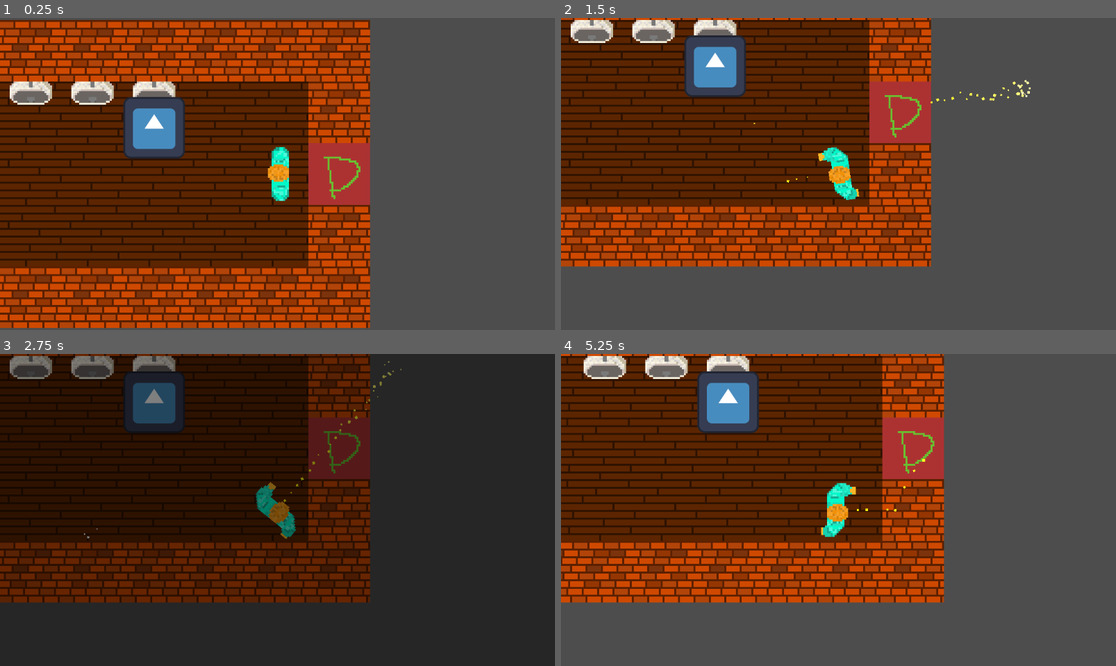
Above: before the commit, frames 1-4 (two rows, left to right).
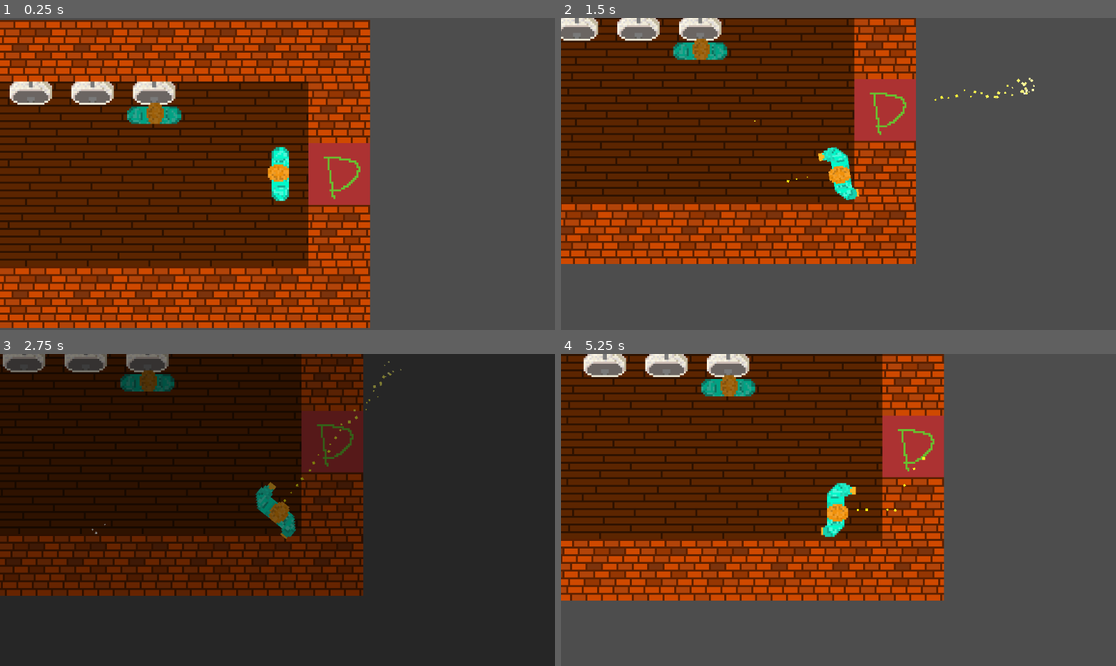
Above: after the commit, the same moments.

Repository: Jibby-Games/PizzaJam11
Game: Godot game, scene res://levels/level2.tscn
The game is run twice, just before and just after one commit, with the same random seed, the same clock (stepped at 60 frames per second) and the same inputs. This scene is started directly instead of the project's main scene. The engine's default icon, where the game draws it, is replaced by a stand-in: a white triangle on a blue panel in a dark square.
Inputs (mouse positions are in pixels of both pictures, inside the frame that each line leads up to):
- Up to frame 1 (0.25 s): no input
- Up to frame 2 (1.5 s): tap Enter at 0.5 s; move the mouse to (960, 158) at 0.52 s; press the mouse at (960, 158) at 0.53 s; hold D (right) 0.53-1.28 s; move the mouse to (727, 189) at 1.27 s; release the mouse at (727, 189) at 1.28 s; hold S (down) from 1.28 s (still down); click (727, 189) at 1.35 s
- Up to frame 3 (2.75 s): move the mouse to (333, 441) at 2.02 s; release S (down) at 2.03 s; press the mouse at (333, 441) at 2.03 s; hold D (right) from 2.03 s (still down)
- Up to frame 4 (5.25 s): move the mouse to (810, 572) at 2.77 s; release D (right) at 2.78 s; release the mouse at (810, 572) at 2.78 s; hold W (up) 2.78-3.53 s; click (810, 572) at 2.85 s; move the mouse to (1005, 556) at 3.52 s; press the mouse at (1005, 556) at 3.53 s; hold A (left) 3.53-5.03 s; move the mouse to (672, 463) at 4.27 s; release the mouse at (672, 463) at 4.28 s; click (672, 463) at 4.35 s; tap R (restart) at 5 s; move the mouse to (866, 510) at 5.02 s; press the mouse at (866, 510) at 5.03 s; hold S (down) from 5.03 s (still down)

The runs differ from the first frame. In frame 1, 2.2% of the frame differs, in the area x 22-34%, y 25-45%; in frame 2, 34%, in the area x 0-86%, y 0-80%; in frame 3, 15%; in frame 4, 25%.

Commit message:
Automatic stall occupation detection

Diff:
--- a/levels/bar.tscn
+++ b/levels/bar.tscn
@@ -1,9 +1,11 @@
-[gd_scene load_steps=5 format=3 uid="uid://cak252ax2v75u"]
+[gd_scene load_steps=7 format=3 uid="uid://cak252ax2v75u"]
 
 [ext_resource type="TileSet" uid="uid://d3jvv1lwq2d2n" path="res://levels/tileset.tres" id="1_c65sc"]
 [ext_resource type="PackedScene" uid="uid://bhx1yxdibm2j7" path="res://player/player.tscn" id="2_fp0kv"]
 [ext_resource type="PackedScene" uid="uid://dibhmbwefhtgx" path="res://objects/door_trigger.tscn" id="3_t1mot"]
 [ext_resource type="PackedScene" uid="uid://b82exjq3jokox" path="res://levels/level1.tscn" id="4_stj2s"]
+[ext_resource type="PackedScene" uid="uid://b00hmxja8r4ki" path="res://objects/UrinalOccupant.tscn" id="5_xj4ga"]
+[ext_resource type="PackedScene" uid="uid://qelvutlfkss6" path="res://objects/urinal.tscn" id="6_8ft4w"]
 
 [node name="Bar" type="Node2D"]
 
@@ -23,3 +25,9 @@
 [node name="DoorTrigger" parent="TileMap" instance=ExtResource("3_t1mot")]
 position = Vector2(-592, -368)
 next_scene = ExtResource("4_stj2s")
+
+[node name="CharacterBody2D" parent="." instance=ExtResource("5_xj4ga")]
+position = Vector2(-487, -320)
+
+[node name="Urinal" parent="." instance=ExtResource("6_8ft4w")]
+position = Vector2(-474, -335)
--- a/levels/level2.tscn
+++ b/levels/level2.tscn
@@ -3,8 +3,8 @@
 [ext_resource type="Script" path="res://levels/level.gd" id="1_h5cry"]
 [ext_resource type="TileSet" uid="uid://d3jvv1lwq2d2n" path="res://levels/tileset.tres" id="2_lqlvc"]
 [ext_resource type="PackedScene" uid="uid://qelvutlfkss6" path="res://objects/urinal.tscn" id="3_5auw0"]
-[ext_resource type="Texture2D" uid="uid://c71r31rm425mw" path="res://icon.svg" id="4_c5y5e"]
 [ext_resource type="PackedScene" uid="uid://bhx1yxdibm2j7" path="res://player/player.tscn" id="4_lh2vu"]
+[ext_resource type="PackedScene" uid="uid://b00hmxja8r4ki" path="res://objects/UrinalOccupant.tscn" id="4_qg52d"]
 
 [node name="Level2" type="Node2D"]
 script = ExtResource("1_h5cry")
@@ -22,12 +22,10 @@
 
 [node name="Urinal3" parent="TileMap" instance=ExtResource("3_5auw0")]
 position = Vector2(112, -16)
-occupied = true
 
-[node name="PersonPlaceholder" type="Sprite2D" parent="TileMap"]
-position = Vector2(112, -8)
-scale = Vector2(0.25, 0.25)
-texture = ExtResource("4_c5y5e")
+[node name="CharacterBody2D" parent="TileMap" instance=ExtResource("4_qg52d")]
+position = Vector2(112, -16)
+rotation = -1.5708
 
 [node name="Player" parent="." instance=ExtResource("4_lh2vu")]
 position = Vector2(176, 16)
--- /dev/null
+++ b/objects/UrinalOccupant.tscn
@@ -0,0 +1,79 @@
+[gd_scene load_steps=9 format=3 uid="uid://b00hmxja8r4ki"]
+
+[ext_resource type="Texture2D" uid="uid://dq26rrq11nwmk" path="res://player/player.png" id="1_emtgb"]
+
+[sub_resource type="AtlasTexture" id="AtlasTexture_58apc"]
+atlas = ExtResource("1_emtgb")
+region = Rect2(0, 0, 32, 32)
+
+[sub_resource type="AtlasTexture" id="AtlasTexture_0k1qr"]
+atlas = ExtResource("1_emtgb")
+region = Rect2(0, 32, 32, 32)
+
+[sub_resource type="AtlasTexture" id="AtlasTexture_g4cdw"]
+atlas = ExtResource("1_emtgb")
+region = Rect2(0, 64, 32, 32)
+
+[sub_resource type="AtlasTexture" id="AtlasTexture_mbcci"]
+atlas = ExtResource("1_emtgb")
+region = Rect2(0, 96, 32, 32)
+
+[sub_resource type="SpriteFrames" id="SpriteFrames_afvbe"]
+animations = [{
+"frames": [{
+"duration": 1.0,
+"texture": SubResource("AtlasTexture_58apc")
+}],
+"loop": true,
+"name": &"idle",
+"speed": 5.0
+}, {
+"frames": [{
+"duration": 1.0,
+"texture": SubResource("AtlasTexture_58apc")
+}, {
+"duration": 1.0,
+"texture": SubResource("AtlasTexture_0k1qr")
+}, {
+"duration": 1.0,
+"texture": SubResource("AtlasTexture_0k1qr")
+}, {
+"duration": 1.0,
+"texture": SubResource("AtlasTexture_g4cdw")
+}, {
+"duration": 1.0,
+"texture": SubResource("AtlasTexture_mbcci")
+}, {
+"duration": 1.0,
+"texture": SubResource("AtlasTexture_mbcci")
+}],
+"loop": true,
+"name": &"walking",
+"speed": 12.0
+}]
+
+[sub_resource type="CapsuleShape2D" id="CapsuleShape2D_qf5au"]
+radius = 6.0
+
+[sub_resource type="CircleShape2D" id="CircleShape2D_4kedw"]
+radius = 16.0
+
+[node name="CharacterBody2D" type="CharacterBody2D"]
+
+[node name="BodySpriteAnim" type="AnimatedSprite2D" parent="."]
+self_modulate = Color(0.65098, 0.65098, 0.65098, 1)
+texture_filter = 1
+rotation = 1.5708
+sprite_frames = SubResource("SpriteFrames_afvbe")
+animation = &"idle"
+
+[node name="PlayerCollision" type="CollisionShape2D" parent="."]
+position = Vector2(-1, 0)
+shape = SubResource("CapsuleShape2D_qf5au")
+
+[node name="UrinalCollision" type="Area2D" parent="." groups=["urinal_occupants"]]
+collision_layer = 8
+collision_mask = 8
+
+[node name="CollisionShape2D" type="CollisionShape2D" parent="UrinalCollision"]
+shape = SubResource("CircleShape2D_4kedw")
--- a/objects/urinal.gd
+++ b/objects/urinal.gd
@@ -1,6 +1,4 @@
 extends StaticBody2D
-
-@export var occupied: bool = false
 
 var filled_volume = 0
 var max_volume = 100
@@ -13,21 +11,32 @@
 var sprites = []
 
 
+func is_occupied() -> bool:
+	var adjacent_urinals = $UrinalCollision.get_overlapping_areas()
+	for area in adjacent_urinals:
+		if area.is_in_group("urinal_occupants"):
+			return true
+	return false
+
 # Check for any occupied adjacent urinals
 func is_adjacent_to_occupied() -> bool:
 	var adjacent_urinals = $UrinalCollision.get_overlapping_areas()
+
 	for area in adjacent_urinals:
-		var urinal = area.get_parent()
-		if urinal.occupied:
-			return true
+		# Only check urinals
+		if area.is_in_group("urinals"):
+			var parent = area.get_parent()
+			if parent.is_occupied():
+				return true
 	return false
 
 
 func is_valid_urinal() -> bool:
 	# If the urinal is occupied, it is ALWAYS invalid
-	if occupied:
+	if is_occupied():
 		return false
 
+	# The default state will be valid. Check for reasons NOT to use this stall.
 	var is_valid = true
 
 	if is_adjacent_to_occupied():
--- a/objects/urinal.tscn
+++ b/objects/urinal.tscn
@@ -59,7 +59,7 @@
 rotation = 1.5708
 shape = SubResource("CapsuleShape2D_caaod")
 
-[node name="UrinalCollision" type="Area2D" parent="."]
+[node name="UrinalCollision" type="Area2D" parent="." groups=["urinals"]]
 collision_layer = 8
 collision_mask = 8
 
--- a/player/player.tscn
+++ b/player/player.tscn
@@ -60,8 +60,8 @@
 "speed": 12.0
 }]
 
-[sub_resource type="CircleShape2D" id="CircleShape2D_wxqhe"]
-radius = 16.0
+[sub_resource type="CapsuleShape2D" id="CapsuleShape2D_jqlf3"]
+radius = 6.0
 
 [node name="Player" type="CharacterBody2D"]
 collision_layer = 2
@@ -95,7 +95,8 @@
 animation = &"idle"
 
 [node name="CollisionShape2D" type="CollisionShape2D" parent="."]
-shape = SubResource("CircleShape2D_wxqhe")
+position = Vector2(-1, 0)
+shape = SubResource("CapsuleShape2D_jqlf3")
 
 [node name="PissRaycast" type="RayCast2D" parent="."]
 target_position = Vector2(100, 0)
